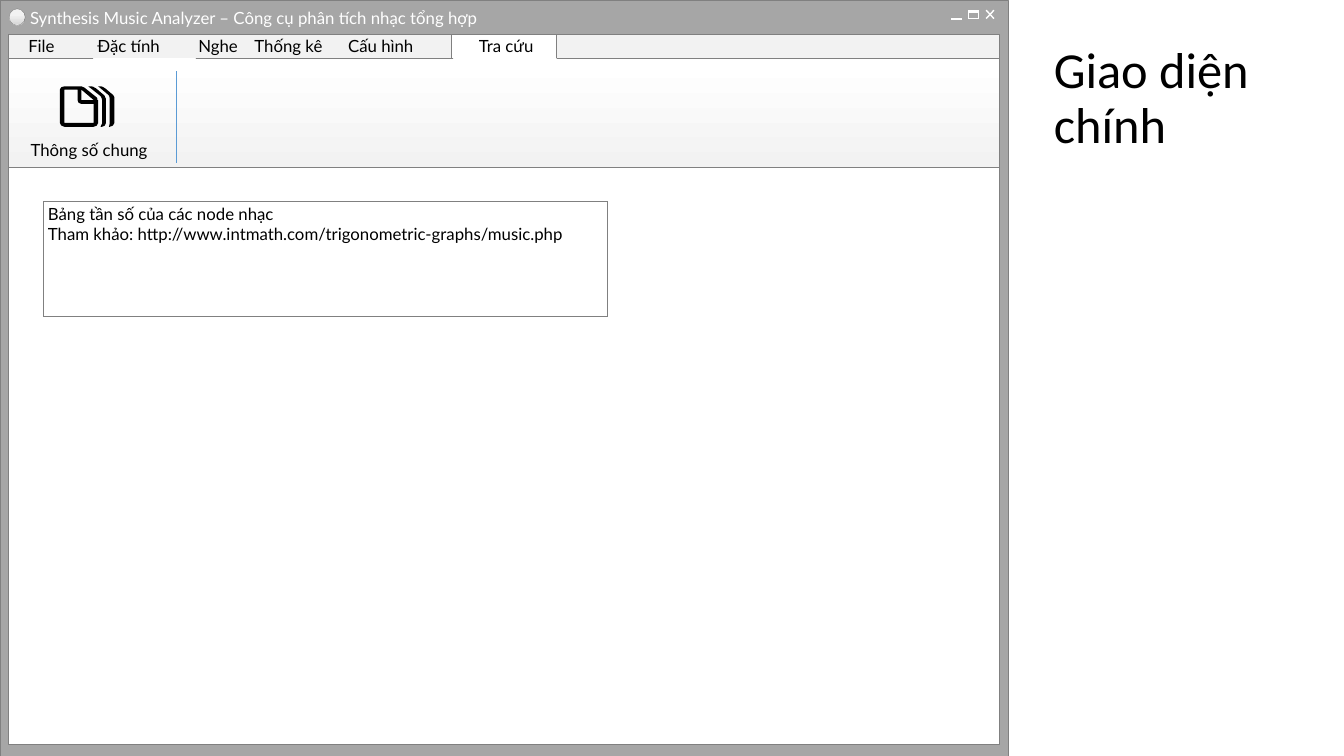
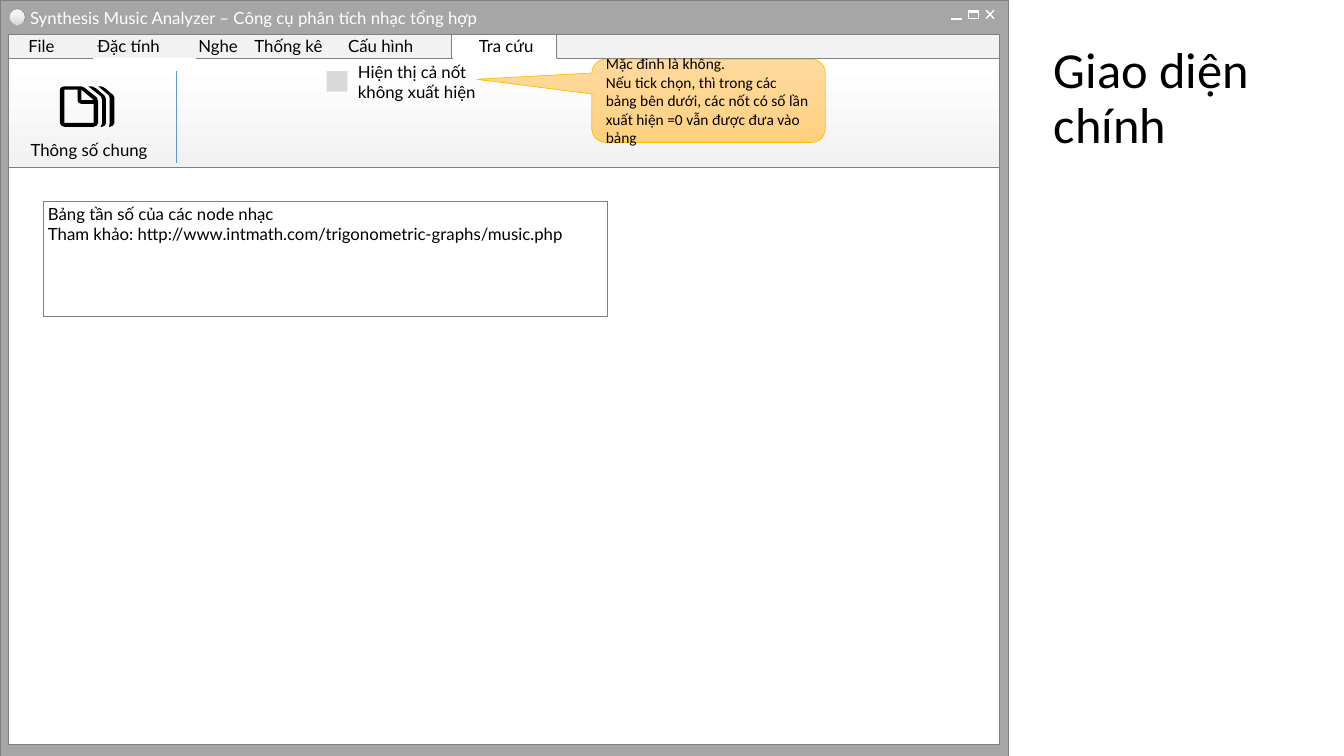
Before and after one commit to zefredzocohen/DoanKTMT, a slide deck: slide 8 of Docs/MusicAnalyzer GUI Modeling.pptx (slide 6 before the commit). Drawn at 1344x756 pixels with LibreOffice and Linux fonts; fonts in the diff are those of the drawing. Boxes give left, top, right and bottom in pixels: in the first picture for what was removed or moved away, otherwise in the second. Text is boxed around its words. In the diff, an @@ line names an element or a change of style, - is before the commit and + after.

Commit message:
Thêm 2 giao diện phần đặc tính

```diff
--- a/Docs/MusicAnalyzer GUI Modeling.pptx
+++ b/Docs/MusicAnalyzer GUI Modeling.pptx
@@ rounded speech box added at [592, 59, 826, 143], fill gradient #FFDB9E to #FFD590 to #FFD07C, outline #FFC000 0.5 pt, 11 pt, text #000000 @@
+Mặc đinh là không.
+Nếu tick chọn, thì trong các bảng bên dưới, các nốt có số lần xuất hiện =0 vẫn được đưa vào bảng
@@ rectangle added at [327, 72, 348, 93], fill #D9D9D9 @@
@@ text added at [358, 64, 476, 101], 12 pt, text #000000 @@
+Hiện thị cả nốt
+không xuất hiện
```
Also in this commit, not shown: 1 other slide changed, 2 slides added.
